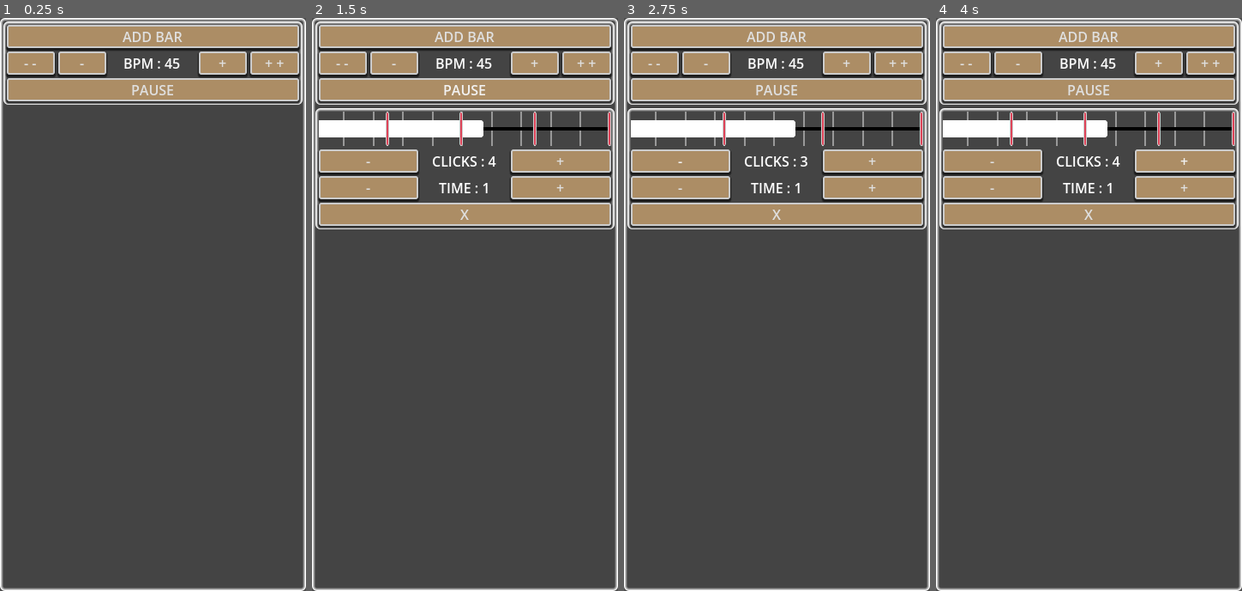
Above: before the commit, frames 1-4 (left to right).
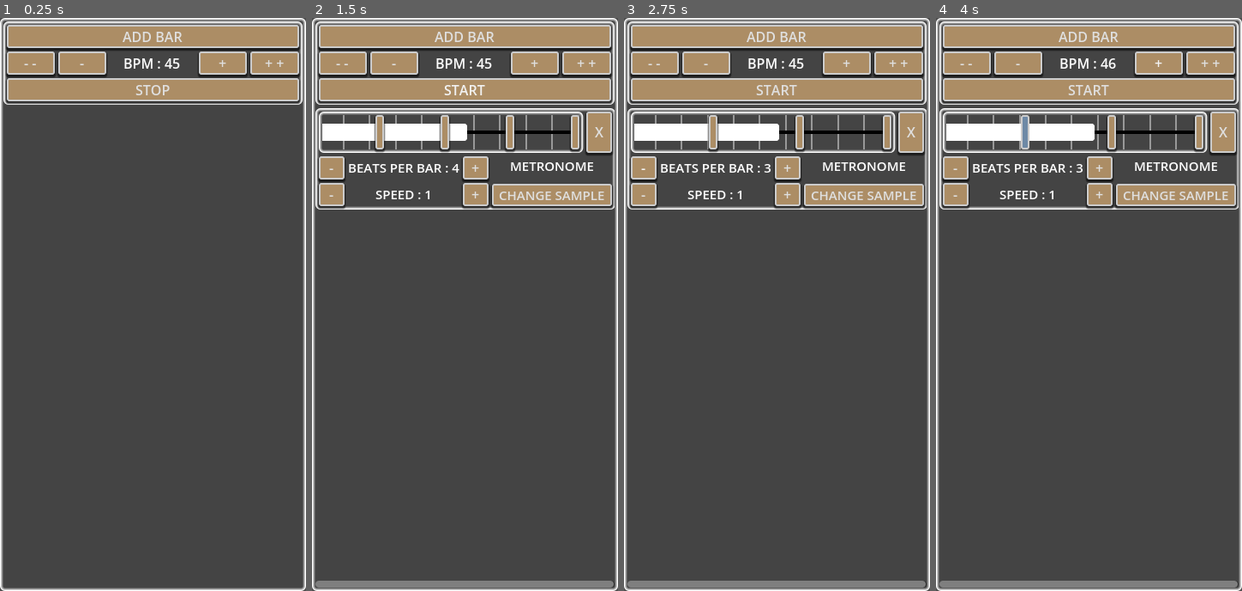
Above: after the commit, the same moments.

Repository: DonKoutsou/Metronomicon
Game: Godot game, scene res://Scenes/main.tscn
Same seed, same stepped clock (60 frames per second), same inputs: the game is played once before the commit and once after it.
Inputs (mouse positions are in pixels of both pictures, inside the frame that each line leads up to):
- Up to frame 1 (0.25 s): no input
- Up to frame 2 (1.5 s): click "ADD BAR" at 0.5 s; click "PAUSE" (after the commit: "STOP") at 1.25 s
- Up to frame 3 (2.75 s): click "-" at 2 s
- Up to frame 4 (4 s): click (1024, 132) at 2.77 s; click "+" at 3.5 s

The runs differ from the first frame. In frame 1, 0.2% of the frame differs, in the area x 43-57%, y 11-14%; in frame 2, 16%, in the area x 1-99%, y 11-100%; in frame 3, 15%; in frame 4, 15%.

Commit message:
Effects on beats, sample change
Added effect for currently played beat
Added option to change sample

Diff:
--- a/Scenes/Bar.tscn
+++ b/Scenes/Bar.tscn
@@ -5,34 +5,48 @@
 
 [sub_resource type="StyleBoxFlat" id="StyleBoxFlat_jjvhh"]
 
-[node name="VBoxContainer" type="PanelContainer" node_paths=PackedStringArray("ClickLabel", "BARUI", "BeatPanelParent", "ClickSound", "BarSound", "TimeLabel")]
-anchors_preset = 15
-anchor_right = 1.0
-anchor_bottom = 1.0
+[node name="VBoxContainer" type="PanelContainer" node_paths=PackedStringArray("ClickLabel", "BARUI", "BeatPanelParent", "BarSound", "TimeLabel", "SampleNameLabel")]
+anchors_preset = 8
+anchor_left = 0.5
+anchor_top = 0.5
+anchor_right = 0.5
+anchor_bottom = 0.5
+offset_left = -175.0
+offset_top = -59.0
+offset_right = 175.0
+offset_bottom = 59.0
 grow_horizontal = 2
 grow_vertical = 2
 mouse_filter = 2
 script = ExtResource("1_op7jc")
 BeatPanel = "uid://rvqfmt0odx5s"
-ClickLabel = NodePath("VBoxContainer/HBoxContainer2/Label")
-BARUI = NodePath("VBoxContainer/ProgressBar")
-BeatPanelParent = NodePath("VBoxContainer/ProgressBar/HBoxContainer")
-ClickSound = NodePath("VBoxContainer/AudioStreamPlayer")
-BarSound = NodePath("VBoxContainer/AudioStreamPlayer2")
-TimeLabel = NodePath("VBoxContainer/HBoxContainer/Label")
+ClickLabel = NodePath("VBoxContainer/HBoxContainer4/VBoxContainer/HBoxContainer2/Label")
+BARUI = NodePath("VBoxContainer/HBoxContainer3/PanelContainer/ProgressBar")
+BeatPanelParent = NodePath("VBoxContainer/HBoxContainer3/PanelContainer/ProgressBar/HBoxContainer")
+BarSound = NodePath("VBoxContainer/AudioStreamPlayer")
+TimeLabel = NodePath("VBoxContainer/HBoxContainer4/VBoxContainer/HBoxContainer/Label")
+SampleNameLabel = NodePath("VBoxContainer/HBoxContainer4/VBoxContainer2/SampleName")
 
 [node name="VBoxContainer" type="VBoxContainer" parent="."]
 layout_mode = 2
 
-[node name="ProgressBar" type="ProgressBar" parent="VBoxContainer"]
+[node name="HBoxContainer3" type="HBoxContainer" parent="VBoxContainer"]
+layout_mode = 2
+
+[node name="PanelContainer" type="PanelContainer" parent="VBoxContainer/HBoxContainer3"]
+layout_mode = 2
+size_flags_horizontal = 3
+
+[node name="ProgressBar" type="ProgressBar" parent="VBoxContainer/HBoxContainer3/PanelContainer"]
 custom_minimum_size = Vector2(300.34, 40)
 layout_mode = 2
+size_flags_horizontal = 3
 size_flags_vertical = 1
 mouse_filter = 2
 value = 18.04
 show_percentage = false
 
-[node name="HBoxContainer2" type="HBoxContainer" parent="VBoxContainer/ProgressBar"]
+[node name="HBoxContainer2" type="HBoxContainer" parent="VBoxContainer/HBoxContainer3/PanelContainer/ProgressBar"]
 show_behind_parent = true
 layout_mode = 1
 anchors_preset = 15
@@ -42,77 +56,77 @@
 grow_vertical = 2
 mouse_filter = 2
 
-[node name="Panel" type="Panel" parent="VBoxContainer/ProgressBar/HBoxContainer2"]
-custom_minimum_size = Vector2(2, 0)
-layout_mode = 2
-size_flags_horizontal = 10
-mouse_filter = 2
-theme_override_styles/panel = SubResource("StyleBoxFlat_jjvhh")
-
-[node name="Panel2" type="Panel" parent="VBoxContainer/ProgressBar/HBoxContainer2"]
-custom_minimum_size = Vector2(2, 0)
-layout_mode = 2
-size_flags_horizontal = 10
-mouse_filter = 2
-theme_override_styles/panel = SubResource("StyleBoxFlat_jjvhh")
-
-[node name="Panel3" type="Panel" parent="VBoxContainer/ProgressBar/HBoxContainer2"]
-custom_minimum_size = Vector2(2, 0)
-layout_mode = 2
-size_flags_horizontal = 10
-mouse_filter = 2
-theme_override_styles/panel = SubResource("StyleBoxFlat_jjvhh")
-
-[node name="Panel4" type="Panel" parent="VBoxContainer/ProgressBar/HBoxContainer2"]
-custom_minimum_size = Vector2(2, 0)
-layout_mode = 2
-size_flags_horizontal = 10
-mouse_filter = 2
-theme_override_styles/panel = SubResource("StyleBoxFlat_jjvhh")
-
-[node name="Panel5" type="Panel" parent="VBoxContainer/ProgressBar/HBoxContainer2"]
-custom_minimum_size = Vector2(2, 0)
-layout_mode = 2
-size_flags_horizontal = 10
-mouse_filter = 2
-theme_override_styles/panel = SubResource("StyleBoxFlat_jjvhh")
-
-[node name="Panel6" type="Panel" parent="VBoxContainer/ProgressBar/HBoxContainer2"]
-custom_minimum_size = Vector2(2, 0)
-layout_mode = 2
-size_flags_horizontal = 10
-mouse_filter = 2
-theme_override_styles/panel = SubResource("StyleBoxFlat_jjvhh")
-
-[node name="Panel7" type="Panel" parent="VBoxContainer/ProgressBar/HBoxContainer2"]
-custom_minimum_size = Vector2(2, 0)
-layout_mode = 2
-size_flags_horizontal = 10
-mouse_filter = 2
-theme_override_styles/panel = SubResource("StyleBoxFlat_jjvhh")
-
-[node name="Panel8" type="Panel" parent="VBoxContainer/ProgressBar/HBoxContainer2"]
-custom_minimum_size = Vector2(2, 0)
-layout_mode = 2
-size_flags_horizontal = 10
-mouse_filter = 2
-theme_override_styles/panel = SubResource("StyleBoxFlat_jjvhh")
-
-[node name="Panel9" type="Panel" parent="VBoxContainer/ProgressBar/HBoxContainer2"]
-custom_minimum_size = Vector2(2, 0)
-layout_mode = 2
-size_flags_horizontal = 10
-mouse_filter = 2
-theme_override_styles/panel = SubResource("StyleBoxFlat_jjvhh")
-
-[node name="Panel10" type="Panel" parent="VBoxContainer/ProgressBar/HBoxContainer2"]
-custom_minimum_size = Vector2(2, 0)
-layout_mode = 2
-size_flags_horizontal = 10
-mouse_filter = 2
-theme_override_styles/panel = SubResource("StyleBoxFlat_jjvhh")
-
-[node name="HBoxContainer" type="HBoxContainer" parent="VBoxContainer/ProgressBar"]
+[node name="Panel" type="Panel" parent="VBoxContainer/HBoxContainer3/PanelContainer/ProgressBar/HBoxContainer2"]
+custom_minimum_size = Vector2(2, 0)
+layout_mode = 2
+size_flags_horizontal = 10
+mouse_filter = 2
+theme_override_styles/panel = SubResource("StyleBoxFlat_jjvhh")
+
+[node name="Panel2" type="Panel" parent="VBoxContainer/HBoxContainer3/PanelContainer/ProgressBar/HBoxContainer2"]
+custom_minimum_size = Vector2(2, 0)
+layout_mode = 2
+size_flags_horizontal = 10
+mouse_filter = 2
+theme_override_styles/panel = SubResource("StyleBoxFlat_jjvhh")
+
+[node name="Panel3" type="Panel" parent="VBoxContainer/HBoxContainer3/PanelContainer/ProgressBar/HBoxContainer2"]
+custom_minimum_size = Vector2(2, 0)
+layout_mode = 2
+size_flags_horizontal = 10
+mouse_filter = 2
+theme_override_styles/panel = SubResource("StyleBoxFlat_jjvhh")
+
+[node name="Panel4" type="Panel" parent="VBoxContainer/HBoxContainer3/PanelContainer/ProgressBar/HBoxContainer2"]
+custom_minimum_size = Vector2(2, 0)
+layout_mode = 2
+size_flags_horizontal = 10
+mouse_filter = 2
+theme_override_styles/panel = SubResource("StyleBoxFlat_jjvhh")
+
+[node name="Panel5" type="Panel" parent="VBoxContainer/HBoxContainer3/PanelContainer/ProgressBar/HBoxContainer2"]
+custom_minimum_size = Vector2(2, 0)
+layout_mode = 2
+size_flags_horizontal = 10
+mouse_filter = 2
+theme_override_styles/panel = SubResource("StyleBoxFlat_jjvhh")
+
+[node name="Panel6" type="Panel" parent="VBoxContainer/HBoxContainer3/PanelContainer/ProgressBar/HBoxContainer2"]
+custom_minimum_size = Vector2(2, 0)
+layout_mode = 2
+size_flags_horizontal = 10
+mouse_filter = 2
+theme_override_styles/panel = SubResource("StyleBoxFlat_jjvhh")
+
+[node name="Panel7" type="Panel" parent="VBoxContainer/HBoxContainer3/PanelContainer/ProgressBar/HBoxContainer2"]
+custom_minimum_size = Vector2(2, 0)
+layout_mode = 2
+size_flags_horizontal = 10
+mouse_filter = 2
+theme_override_styles/panel = SubResource("StyleBoxFlat_jjvhh")
+
+[node name="Panel8" type="Panel" parent="VBoxContainer/HBoxContainer3/PanelContainer/ProgressBar/HBoxContainer2"]
+custom_minimum_size = Vector2(2, 0)
+layout_mode = 2
+size_flags_horizontal = 10
+mouse_filter = 2
+theme_override_styles/panel = SubResource("StyleBoxFlat_jjvhh")
+
+[node name="Panel9" type="Panel" parent="VBoxContainer/HBoxContainer3/PanelContainer/ProgressBar/HBoxContainer2"]
+custom_minimum_size = Vector2(2, 0)
+layout_mode = 2
+size_flags_horizontal = 10
+mouse_filter = 2
+theme_override_styles/panel = SubResource("StyleBoxFlat_jjvhh")
+
+[node name="Panel10" type="Panel" parent="VBoxContainer/HBoxContainer3/PanelContainer/ProgressBar/HBoxContainer2"]
+custom_minimum_size = Vector2(2, 0)
+layout_mode = 2
+size_flags_horizontal = 10
+mouse_filter = 2
+theme_override_styles/panel = SubResource("StyleBoxFlat_jjvhh")
+
+[node name="HBoxContainer" type="HBoxContainer" parent="VBoxContainer/HBoxContainer3/PanelContainer/ProgressBar"]
 layout_mode = 1
 anchors_preset = 15
 anchor_right = 1.0
@@ -120,59 +134,86 @@
 grow_horizontal = 2
 grow_vertical = 2
 
-[node name="HBoxContainer2" type="HBoxContainer" parent="VBoxContainer"]
-layout_mode = 2
-mouse_filter = 2
-
-[node name="DecreaseClicks" type="Button" parent="VBoxContainer/HBoxContainer2"]
-layout_mode = 2
-size_flags_horizontal = 3
+[node name="Button" type="Button" parent="VBoxContainer/HBoxContainer3"]
+custom_minimum_size = Vector2(30, 0)
+layout_mode = 2
+text = "X"
+
+[node name="HBoxContainer4" type="HBoxContainer" parent="VBoxContainer"]
+layout_mode = 2
+
+[node name="VBoxContainer" type="VBoxContainer" parent="VBoxContainer/HBoxContainer4"]
+layout_mode = 2
+size_flags_horizontal = 3
+
+[node name="HBoxContainer2" type="HBoxContainer" parent="VBoxContainer/HBoxContainer4/VBoxContainer"]
+layout_mode = 2
+mouse_filter = 2
+
+[node name="DecreaseClicks" type="Button" parent="VBoxContainer/HBoxContainer4/VBoxContainer/HBoxContainer2"]
+custom_minimum_size = Vector2(30, 0)
+layout_mode = 2
 text = "-"
 
-[node name="Label" type="Label" parent="VBoxContainer/HBoxContainer2"]
+[node name="Label" type="Label" parent="VBoxContainer/HBoxContainer4/VBoxContainer/HBoxContainer2"]
 custom_minimum_size = Vector2(100, 0)
 layout_mode = 2
-text = "CLICKS : 1"
+size_flags_horizontal = 3
+theme_override_font_sizes/font_size = 15
+text = "BEATS PER BAR : 1"
 horizontal_alignment = 1
 
-[node name="IncreaceClicks" type="Button" parent="VBoxContainer/HBoxContainer2"]
-layout_mode = 2
-size_flags_horizontal = 3
+[node name="IncreaceClicks" type="Button" parent="VBoxContainer/HBoxContainer4/VBoxContainer/HBoxContainer2"]
+custom_minimum_size = Vector2(30, 0)
+layout_mode = 2
 text = "+"
 
-[node name="HBoxContainer" type="HBoxContainer" parent="VBoxContainer"]
-layout_mode = 2
-mouse_filter = 2
-
-[node name="LowerTime" type="Button" parent="VBoxContainer/HBoxContainer"]
-layout_mode = 2
-size_flags_horizontal = 3
+[node name="HBoxContainer" type="HBoxContainer" parent="VBoxContainer/HBoxContainer4/VBoxContainer"]
+layout_mode = 2
+mouse_filter = 2
+
+[node name="LowerTime" type="Button" parent="VBoxContainer/HBoxContainer4/VBoxContainer/HBoxContainer"]
+custom_minimum_size = Vector2(30, 0)
+layout_mode = 2
 text = "-"
 
-[node name="Label" type="Label" parent="VBoxContainer/HBoxContainer"]
+[node name="Label" type="Label" parent="VBoxContainer/HBoxContainer4/VBoxContainer/HBoxContainer"]
 custom_minimum_size = Vector2(100, 0)
 layout_mode = 2
-text = "TIME : 1"
+size_flags_horizontal = 3
+theme_override_font_sizes/font_size = 15
+text = "SPEED : 1"
 horizontal_alignment = 1
 
-[node name="IncreaceTime" type="Button" parent="VBoxContainer/HBoxContainer"]
-layout_mode = 2
-size_flags_horizontal = 3
+[node name="IncreaceTime" type="Button" parent="VBoxContainer/HBoxContainer4/VBoxContainer/HBoxContainer"]
+custom_minimum_size = Vector2(30, 0)
+layout_mode = 2
 text = "+"
+
+[node name="VBoxContainer2" type="VBoxContainer" parent="VBoxContainer/HBoxContainer4"]
+layout_mode = 2
+size_flags_horizontal = 3
+
+[node name="SampleName" type="Label" parent="VBoxContainer/HBoxContainer4/VBoxContainer2"]
+layout_mode = 2
+size_flags_vertical = 3
+theme_override_font_sizes/font_size = 15
+text = "METRONOME"
+horizontal_alignment = 1
+
+[node name="SampleButton" type="Button" parent="VBoxContainer/HBoxContainer4/VBoxContainer2"]
+custom_minimum_size = Vector2(30, 0)
+layout_mode = 2
+theme_override_font_sizes/font_size = 15
+text = "CHANGE SAMPLE"
+expand_icon = true
 
 [node name="AudioStreamPlayer" type="AudioStreamPlayer" parent="VBoxContainer"]
 stream = ExtResource("2_2vt6c")
 
-[node name="AudioStreamPlayer2" type="AudioStreamPlayer" parent="VBoxContainer"]
-stream = ExtResource("2_2vt6c")
-pitch_scale = 0.8
-
-[node name="Button" type="Button" parent="VBoxContainer"]
-layout_mode = 2
-text = "X"
-
-[connection signal="pressed" from="VBoxContainer/HBoxContainer2/DecreaseClicks" to="." method="_on_decrease_clicks_pressed"]
-[connection signal="pressed" from="VBoxContainer/HBoxContainer2/IncreaceClicks" to="." method="_on_increace_clicks_pressed"]
-[connection signal="pressed" from="VBoxContainer/HBoxContainer/LowerTime" to="." method="_on_lower_time_pressed"]
-[connection signal="pressed" from="VBoxContainer/HBoxContainer/IncreaceTime" to="." method="_on_increace_time_pressed"]
-[connection signal="pressed" from="VBoxContainer/Button" to="." method="_on_button_pressed"]
+[connection signal="pressed" from="VBoxContainer/HBoxContainer3/Button" to="." method="_on_button_pressed"]
+[connection signal="pressed" from="VBoxContainer/HBoxContainer4/VBoxContainer/HBoxContainer2/DecreaseClicks" to="." method="_on_decrease_clicks_pressed"]
+[connection signal="pressed" from="VBoxContainer/HBoxContainer4/VBoxContainer/HBoxContainer2/IncreaceClicks" to="." method="_on_increace_clicks_pressed"]
+[connection signal="pressed" from="VBoxContainer/HBoxContainer4/VBoxContainer/HBoxContainer/LowerTime" to="." method="_on_lower_time_pressed"]
+[connection signal="pressed" from="VBoxContainer/HBoxContainer4/VBoxContainer/HBoxContainer/IncreaceTime" to="." method="_on_increace_time_pressed"]
+[connection signal="pressed" from="VBoxContainer/HBoxContainer4/VBoxContainer2/SampleButton" to="." method="_on_sample_button_pressed"]
--- a/Scenes/beat_panel.tscn
+++ b/Scenes/beat_panel.tscn
@@ -1,21 +1,11 @@
 [gd_scene load_steps=2 format=3 uid="uid://rvqfmt0odx5s"]
 
-[sub_resource type="StyleBoxFlat" id="StyleBoxFlat_bo1nx"]
-bg_color = Color(0.905448, 0, 0.12363, 1)
-border_width_left = 2
-border_width_top = 2
-border_width_right = 2
-border_width_bottom = 2
-border_blend = true
-corner_radius_top_left = 2
-corner_radius_top_right = 2
-corner_radius_bottom_right = 2
-corner_radius_bottom_left = 2
+[ext_resource type="Script" uid="uid://cp7yjaq57cg6u" path="res://Sripts/BeatSpot.gd" id="1_lka6e"]
 
-[node name="BeatPanel" type="Panel"]
-custom_minimum_size = Vector2(4, 0)
+[node name="BeatSpot" type="Button"]
+custom_minimum_size = Vector2(10, 0)
 offset_right = 7.0
 offset_bottom = 11.0
 size_flags_horizontal = 10
-mouse_filter = 2
-theme_override_styles/panel = SubResource("StyleBoxFlat_bo1nx")
+toggle_mode = true
+script = ExtResource("1_lka6e")
--- a/Scenes/main.tscn
+++ b/Scenes/main.tscn
@@ -1,10 +1,14 @@
-[gd_scene load_steps=4 format=3 uid="uid://dcx7xrowv2hpx"]
+[gd_scene load_steps=8 format=3 uid="uid://dcx7xrowv2hpx"]
 
 [ext_resource type="Script" uid="uid://c3yy1aag6g380" path="res://Sripts/main.gd" id="1_bo1nx"]
 [ext_resource type="StyleBox" uid="uid://bgk7m71bdy3kb" path="res://UITheme/Panel.tres" id="2_8gbba"]
 [ext_resource type="Script" uid="uid://b0nd2jn3agump" path="res://Sripts/InputScroll.gd" id="2_bo1nx"]
+[ext_resource type="AudioStream" uid="uid://bi05j0bvm1mcy" path="res://Sounds/Metronome.mp3" id="2_kry3j"]
+[ext_resource type="AudioStream" uid="uid://d0dn1wyryyjqr" path="res://Sounds/Bouzouki.mp3" id="3_21xkr"]
+[ext_resource type="AudioStream" uid="uid://cxp8fpwjam0r4" path="res://Sounds/Bouzouki2.mp3" id="4_6bp64"]
+[ext_resource type="PackedScene" uid="uid://tmlfp4s6vqyc" path="res://Scenes/sample_list.tscn" id="4_jjvhh"]
 
-[node name="Main" type="Control" node_paths=PackedStringArray("BarParent", "BPMLabel")]
+[node name="Main" type="Control" node_paths=PackedStringArray("BarParent", "BPMLabel", "PauseButton", "SList")]
 layout_mode = 3
 anchors_preset = 15
 anchor_right = 1.0
@@ -12,8 +16,15 @@
 grow_horizontal = 2
 grow_vertical = 2
 script = ExtResource("1_bo1nx")
+AvailableSamples = Dictionary[String, AudioStream]({
+"Bouzouki": ExtResource("3_21xkr"),
+"Bouzouki2": ExtResource("4_6bp64"),
+"Metronome": ExtResource("2_kry3j")
+})
 BarParent = NodePath("PanelContainer/VBoxContainer/InputScroll/VBoxContainer2")
 BPMLabel = NodePath("PanelContainer/VBoxContainer/PanelContainer/VBoxContainer/HBoxContainer/Label")
+PauseButton = NodePath("PanelContainer/VBoxContainer/PanelContainer/VBoxContainer/Pause")
+SList = NodePath("PanelContainer/SampleList")
 BarScene = "uid://1e5ydqjjx32o"
 
 [node name="PanelContainer" type="PanelContainer" parent="."]
@@ -69,7 +80,7 @@
 
 [node name="Pause" type="Button" parent="PanelContainer/VBoxContainer/PanelContainer/VBoxContainer"]
 layout_mode = 2
-text = "PAUSE"
+text = "STOP"
 
 [node name="InputScroll" type="ScrollContainer" parent="PanelContainer/VBoxContainer"]
 layout_mode = 2
@@ -81,6 +92,10 @@
 size_flags_horizontal = 3
 size_flags_vertical = 3
 
+[node name="SampleList" parent="PanelContainer" instance=ExtResource("4_jjvhh")]
+visible = false
+layout_mode = 2
+
 [connection signal="pressed" from="PanelContainer/VBoxContainer/PanelContainer/VBoxContainer/AddBar" to="." method="_on_add_bar_pressed"]
 [connection signal="pressed" from="PanelContainer/VBoxContainer/PanelContainer/VBoxContainer/HBoxContainer/LowerBPM2" to="." method="_on_lower_bpm_2_pressed"]
 [connection signal="pressed" from="PanelContainer/VBoxContainer/PanelContainer/VBoxContainer/HBoxContainer/LowerBPM" to="." method="_on_lower_bpm_pressed"]
--- /dev/null
+++ b/Scenes/sample_list.tscn
@@ -0,0 +1,20 @@
+[gd_scene load_steps=2 format=3 uid="uid://tmlfp4s6vqyc"]
+
+[ext_resource type="Script" uid="uid://jiods5ajalqx" path="res://Sripts/sample_list.gd" id="1_gdxnn"]
+
+[node name="SampleList" type="PanelContainer" node_paths=PackedStringArray("ButtonParent")]
+anchors_preset = 15
+anchor_right = 1.0
+anchor_bottom = 1.0
+grow_horizontal = 2
+grow_vertical = 2
+script = ExtResource("1_gdxnn")
+ButtonParent = NodePath("VBoxContainer2")
+
+[node name="VBoxContainer2" type="VBoxContainer" parent="."]
+layout_mode = 2
+
+[node name="Label" type="Label" parent="VBoxContainer2"]
+layout_mode = 2
+text = "SAMPLES"
+horizontal_alignment = 1
--- /dev/null
+++ b/Sripts/BeatSpot.gd
@@ -0,0 +1,17 @@
+extends Button
+
+class_name BeatSpot
+
+func _ready() -> void:
+	pivot_offset = size / 2
+
+func Bounce() -> void:
+	var tw = create_tween()
+	tw.set_ease(Tween.EASE_IN)
+	tw.set_trans(Tween.TRANS_BACK)
+	tw.tween_property(self, "scale", Vector2(1.1,1.1), 0.05)
+	await tw.finished
+	var tw2 = create_tween()
+	tw2.set_ease(Tween.EASE_IN)
+	tw2.set_trans(Tween.TRANS_BACK)
+	tw2.tween_property(self, "scale", Vector2(1,1), 0.05)
--- a/Sripts/bar.gd
+++ b/Sripts/bar.gd
@@ -12,11 +12,15 @@
 @export var ClickLabel : Label
 @export var BARUI : ProgressBar
 @export var BeatPanelParent : Control
-@export var ClickSound : AudioStreamPlayer
 @export var BarSound : AudioStreamPlayer
 @export var TimeLabel : Label
+@export var SampleNameLabel : Label
 
 signal RemoveSelf
+signal SampleSwitch
+
+var MuttedBeats : Array[int]
+var BeatsSpots : Array [BeatSpot]
 
 var CurrentBarLeangth : float
 var CurrentClicksPerBeat : int
@@ -30,15 +34,27 @@
 	CurrentClicksPerBeat = StartingClicksPerBeat
 	OnClicksPerBeatChanged()
 
+func ChangeSample(SampleName : String, Sample : AudioStream) -> void:
+	SampleNameLabel.text = SampleName
+	BarSound.stream = Sample
+
 func Update(delta : float) -> bool:
 
 	if (ClickInterval > CurrentClickLeangth):
 		ClickInterval -= CurrentClickLeangth
+
+		if (!MuttedBeats.has(CurrentClick)):
+			var pan = BeatsSpots[CurrentClick]
+			pan.Bounce()
+
+			if (CurrentClick + 1 == CurrentClicksPerBeat):
+				BarSound.pitch_scale = randf_range(0.79, 0.81)
+			else:
+				BarSound.pitch_scale = randf_range(0.99, 1.01)
+
+			BarSound.play()
+
 		CurrentClick += 1
-		if (CurrentClick == CurrentClicksPerBeat):
-			BarSound.play()
-		else:
-			ClickSound.play()
 
 	if (Interval > CurrentBarLeangth):
 		Interval -= CurrentBarLeangth
@@ -66,17 +82,30 @@
 func OnClicksPerBeatChanged() -> void:
 	Reset()
 
+	MuttedBeats.clear()
+	BeatsSpots.clear()
+
 	CurrentClickLeangth = CurrentBarLeangth / CurrentClicksPerBeat
 
-	ClickLabel.text = "CLICKS : {0}".format([CurrentClicksPerBeat])
+	ClickLabel.text = "BEATS PER BAR : {0}".format([CurrentClicksPerBeat])
 
 	for g in BeatPanelParent.get_children():
 		g.queue_free()
 
 	for g in CurrentClicksPerBeat:
-		var Pan = load(BeatPanel).instantiate()
+		var Pan = load(BeatPanel).instantiate() as Button
 		BeatPanelParent.add_child(Pan)
+		Pan.pressed.connect(BeatPressed.bind(g))
+		BeatsSpots.append(Pan)
 
+
+func BeatPressed(BeatIndex : int) -> void:
+	if (MuttedBeats.has(BeatIndex)):
+		MuttedBeats.erase(BeatIndex)
+		#BeatPanelParent.get_child(BeatIndex).disabled = false
+	else:
+		MuttedBeats.append(BeatIndex)
+		#BeatPanelParent.get_child(BeatIndex).disabled = true
 
 func Reset() -> void:
 	Interval = 0
@@ -100,8 +129,12 @@
 
 func _on_lower_time_pressed() -> void:
 	T = max(1, T - 1)
-	TimeLabel.text = "TIME : {0}".format([T])
+	TimeLabel.text = "SPEED : {0}".format([T])
 
 func _on_increace_time_pressed() -> void:
 	T += 1
-	TimeLabel.text = "TIME : {0}".format([T])
+	TimeLabel.text = "SPEED : {0}".format([T])
+
+
+func _on_sample_button_pressed() -> void:
+	SampleSwitch.emit()
--- a/Sripts/main.gd
+++ b/Sripts/main.gd
@@ -4,10 +4,13 @@
 
 @export_group("Settings")
 @export var StartingBPM : int = 45
+@export var AvailableSamples : Dictionary[String, AudioStream]
 
 @export_group("Nodes")
 @export var BarParent : Control
 @export var BPMLabel : Label
+@export var PauseButton : Button
+@export var SList : SampleList
 
 @export_group("Scenes")
 @export_file() var BarScene : String
@@ -34,6 +37,10 @@
 			CurrentlyProccessedBar = 0
 
 func _on_pause_pressed() -> void:
+	if (!Paused):
+		PauseButton.text = "START"
+	else:
+		PauseButton.text = "STOP"
 	Paused = !Paused
 
 
@@ -42,6 +49,7 @@
 	BarParent.add_child(NewBar)
 	Bars.append(NewBar)
 	NewBar.RemoveSelf.connect(OnBarRemoved.bind(NewBar))
+	NewBar.SampleSwitch.connect(OnSampleSwitchPressed.bind(NewBar))
 	NewBar.OnBPMChanged(CurrentBPM)
 
 func OnBarRemoved(B : Bar) -> void:
@@ -50,6 +58,15 @@
 	CurrentlyProccessedBar = 0
 	for g in Bars:
 		g.Reset()
+
+func OnSampleSwitchPressed(B : Bar) -> void:
+	Paused = true
+	SList.visible = true
+	SList.SetSamples(AvailableSamples)
+	var sample = await SList.OnSampleSelected
+	B.ChangeSample(AvailableSamples.find_key(sample), sample)
+	SList.visible = false
+	Paused = false
 
 func _on_increace_bpm_pressed() -> void:
 	CurrentBPM += 1
--- /dev/null
+++ b/Sripts/sample_list.gd
@@ -0,0 +1,20 @@
+extends PanelContainer
+
+class_name SampleList
+
+@export var ButtonParent : Control
+
+signal OnSampleSelected(Sample : AudioStream)
+
+func SetSamples(Samples : Dictionary[String, AudioStream]) -> void:
+	for g in Samples.keys():
+		var b = Button.new()
+		b.text = g
+		b.pressed.connect(SampleSelected.bind(Samples[g]))
+		ButtonParent.add_child(b)
+
+func SampleSelected(Sample : AudioStream) -> void:
+	for g in ButtonParent.get_children():
+		if (g is Button):
+			g.queue_free()
+	OnSampleSelected.emit(Sample)
Binary file added: Assets/Note.png
Not shown, added: Assets/Note.png.import
Not shown, added: Sounds/Bouzouki.mp3.import
Not shown, added: Sounds/Bouzouki2.mp3.import
Not shown, added: Sripts/BeatSpot.gd.uid
Not shown, added: Sripts/sample_list.gd.uid
Not shown, changed: export_presets.cfg
Not shown, added: Sounds/Bouzouki.mp3
Not shown, added: Sounds/Bouzouki2.mp3
